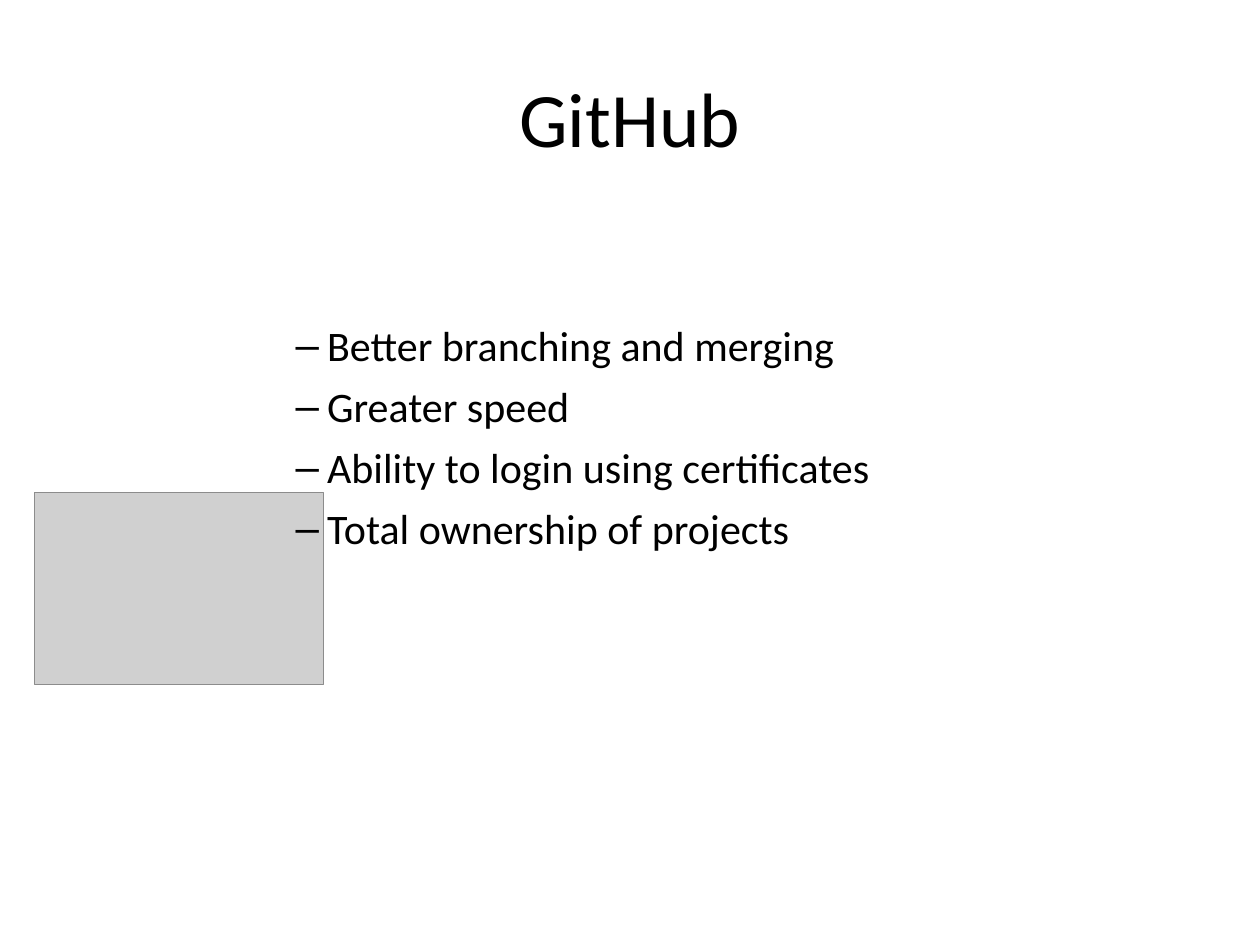
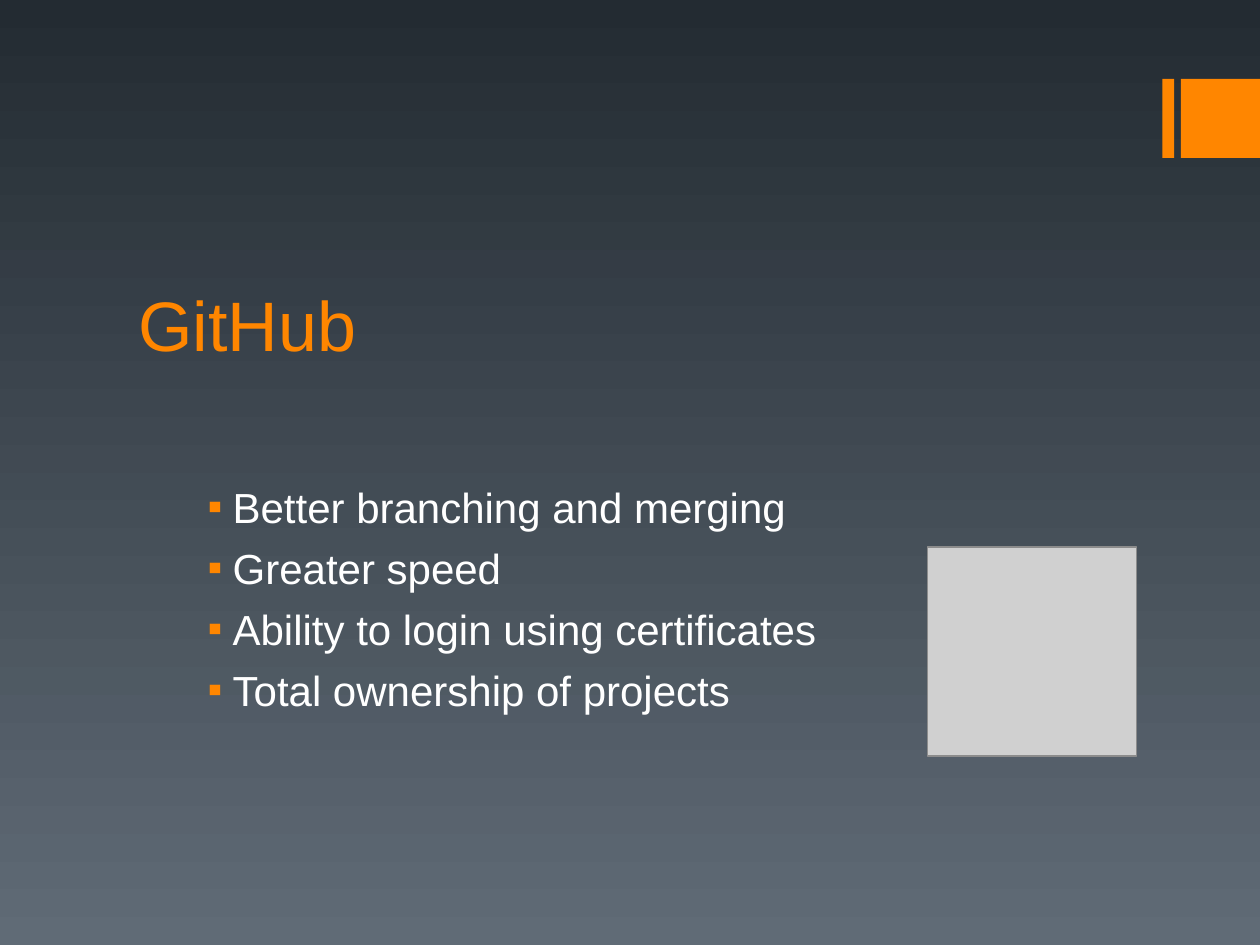
Before and after one commit to gdgcluj/first-steps-into, a slide deck: slide 7 of GitHub.ppt. Drawn at 1260x945 pixels with LibreOffice and Linux fonts; fonts in the diff are those of the drawing; grey boxes stand for pictures. Boxes give left, top, right and bottom in pixels: in the first picture for what was removed or moved away, otherwise in the second. Text is boxed around its words. In the diff, an @@ line names an element or a change of style, - is before the commit and + after.

```diff
--- a/GitHub.ppt
+++ b/GitHub.ppt
@@ background #FFFFFF to gradient #232B32 to #606B76 @@
@@ rectangle added at (1163,79,1174,159), fill #FF8600 @@
@@ rectangle added at (1181,79,1260,159), fill #FF8600 @@
@@ title "GitHub": place and size @@
-title "GitHub" at (519,93,740,148)
+title "GitHub" at (139,300,357,352)
@@ title "GitHub" at (139,300,357,352): size 44 to 40 pt, font Calibri to Arial, text colour #000000 to #FF8600; alignment centre to left; vertical alignment middle to bottom @@
@@ text "Better branching and merging": place and size @@
-text "Better branching and merging" at (327,331,869,552)
+text "Better branching and merging" at (233,492,816,714)
@@ text "Better branching and merging" at (233,492,816,714): font Calibri to Arial, text colour #000000 to #FFFFFF; bullet – to ▪; bullet colour #000000 to #FF8600 @@
@@ picture: place and size @@
-picture at (34,493,323,684)
+picture at (927,547,1137,756)
```
Also in this commit, not shown: 8 other slides changed.
